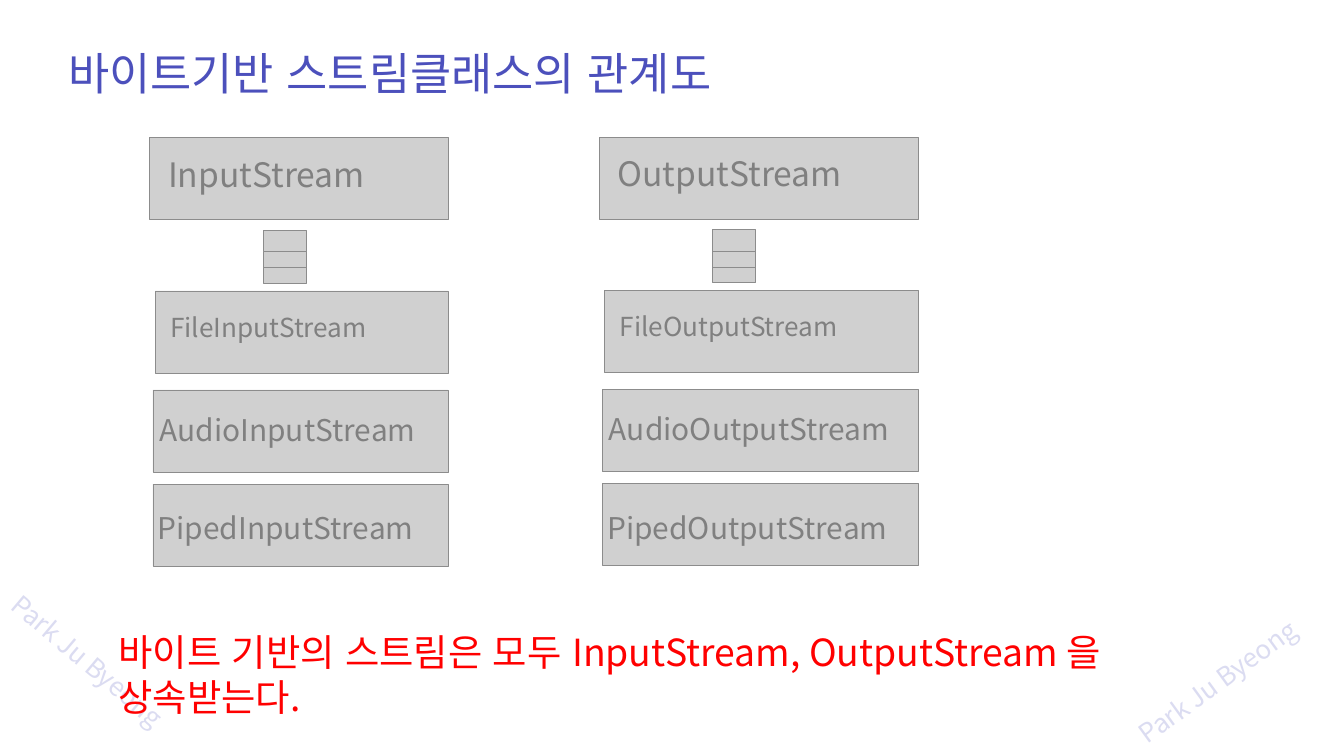
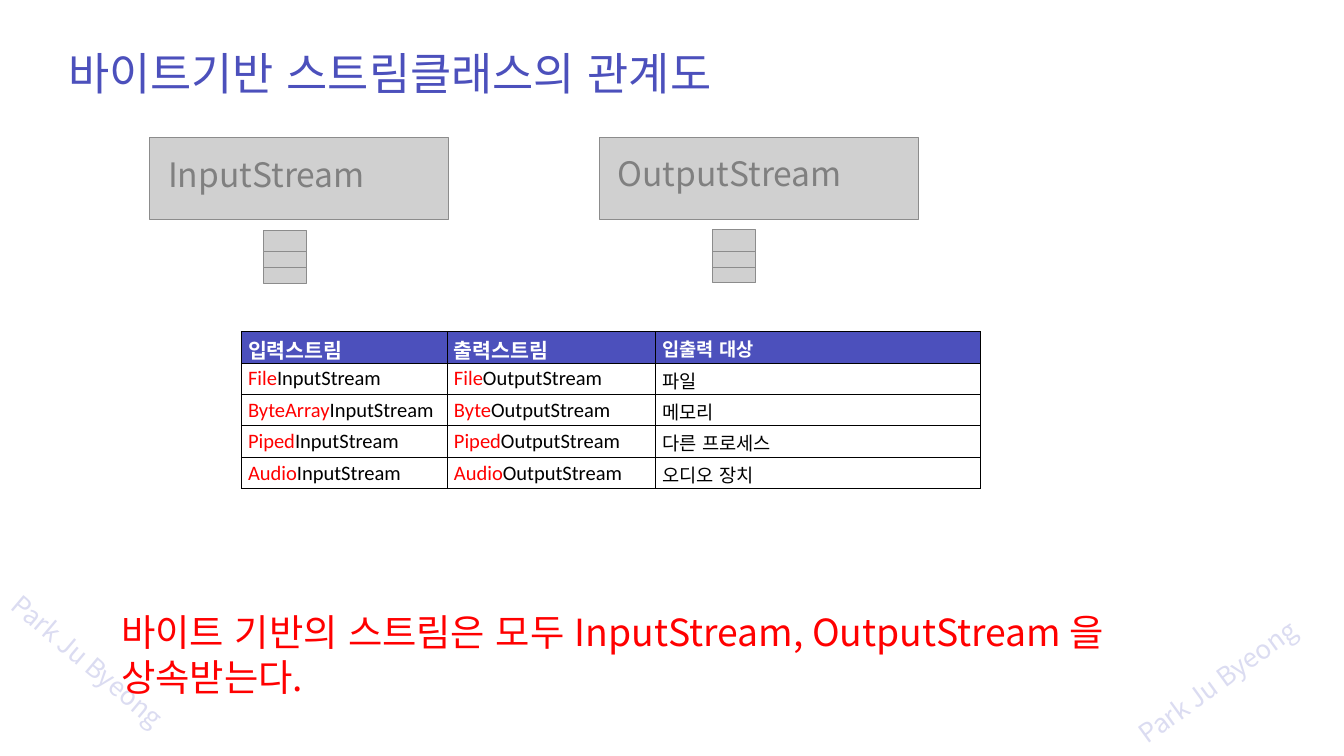
Before and after one commit to zest132/JavaLecture, a slide deck: slide 9 of JavaLecture/LectureFile/java 15강 입출력.pptx. Drawn at 1344x756 pixels with LibreOffice and Linux fonts; fonts in the diff are those of the drawing; grey boxes stand for pictures. Boxes give left, top, right and bottom in pixels: in the first picture for what was removed or moved away, otherwise in the second. Text is boxed around its words. In the diff, an @@ line names an element or a change of style, - is before the commit and + after.

```diff
--- a/JavaLecture/LectureFile/java 15강 입출력.pptx
+++ b/JavaLecture/LectureFile/java 15강 입출력.pptx
@@ picture removed at (x1=155, y1=291, x2=448, y2=373) @@
@@ picture removed at (x1=605, y1=290, x2=919, y2=372) @@
@@ text removed at (x1=170, y1=316, x2=366, y2=343) @@
-FileInputStream
@@ text removed at (x1=620, y1=315, x2=838, y2=342) @@
-FileOutputStream
@@ table added at (x1=241, y1=332, x2=980, y2=489), 5 rows, 3 columns @@
+입력스트림 | 출력스트림 | 입출력 대상
+FileInputStream | FileOutputStream | 파일
+ByteArrayInputStream | ByteOutputStream | 메모리
+PipedInputStream | PipedOutputStream | 다른 프로세스
+AudioInputStream | AudioOutputStream | 오디오 장치
@@ picture removed at (x1=602, y1=389, x2=918, y2=471) @@
@@ picture removed at (x1=153, y1=390, x2=448, y2=472) @@
@@ text removed at (x1=160, y1=417, x2=416, y2=448) @@
-AudioInputStream
@@ text removed at (x1=609, y1=416, x2=890, y2=447) @@
-AudioOutputStream
@@ picture removed at (x1=153, y1=484, x2=448, y2=566) @@
@@ picture removed at (x1=602, y1=484, x2=918, y2=566) @@
@@ text removed at (x1=158, y1=515, x2=414, y2=546) @@
-PipedInputStream
@@ text removed at (x1=607, y1=515, x2=887, y2=546) @@
-PipedOutputStream
@@ text "바이트 기반의 스트림은 모두 InputStream, ..." moved from (x1=119, y1=635, x2=1101, y2=714) to (x1=121, y1=615, x2=1104, y2=694) @@
```
Also in this commit, not shown: 7 other slides changed, 25 slides added, 6 slides removed, 6 other files.
